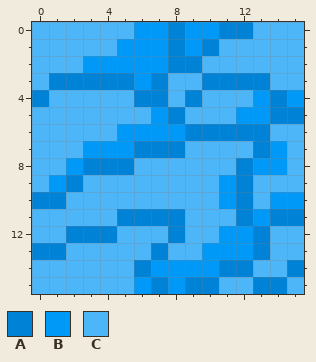
Two versions of one pixel-art sprite, resrc/Water.png. Above: the version before the commit.
Rulers count pixels.
Palette (. is transparent): A #0082d7  B #0099f8  C #4db6f9
Pixels before, first column x 0:
 0 CCCCCCBBABBAACCC
 1 CCCCCBBBABACCCCC
 2 CCCBBBBBAACCCCCC
 3 CAAAAABACCAAAACC
 4 ACCCCCAACACCCBAB
 5 CCCCCCCBACCCBBAA
 6 CCCCCBBBBAAAAACC
 7 CCCBBBAAACCCCABC
 8 CCBAAACCCCCCABBC
 9 CBACCCCCCCCBACCC
10 AACCCCCCCCCBACBB
11 CCCCCAAAACCCABAA
12 CCAAACCCACCBBACC
13 AACCCCCACCBBBACC
14 CCCCCCABBBBAACCA
15 CCCCCCBABAACCAAC
Now the later version:
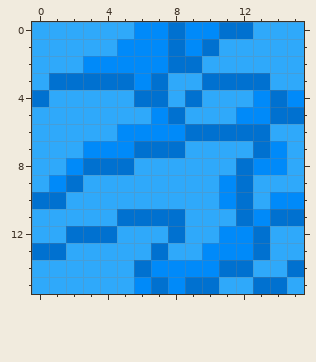
Edits made:
file 16x16 -> 32x32 pixels (blocks of 1x1 -> 2x2; one block is one cell here)
colour A: #0082d7 -> #0071d0
colour B: #0099f8 -> #008af9
colour C: #4db6f9 -> #2fa9fa
Boxes around the changes in both pictures, in picture pixels (x1, y1, x2, y2):
changed: (32, 22, 304, 294)
